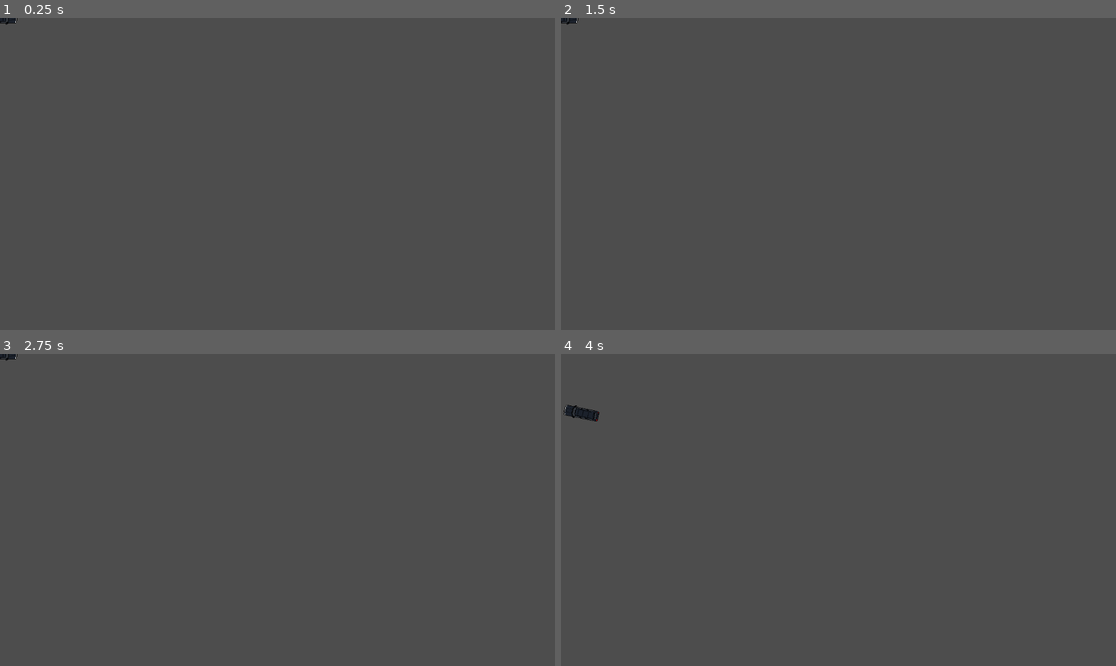
Above: before the commit, frames 1-4 (two rows, left to right).
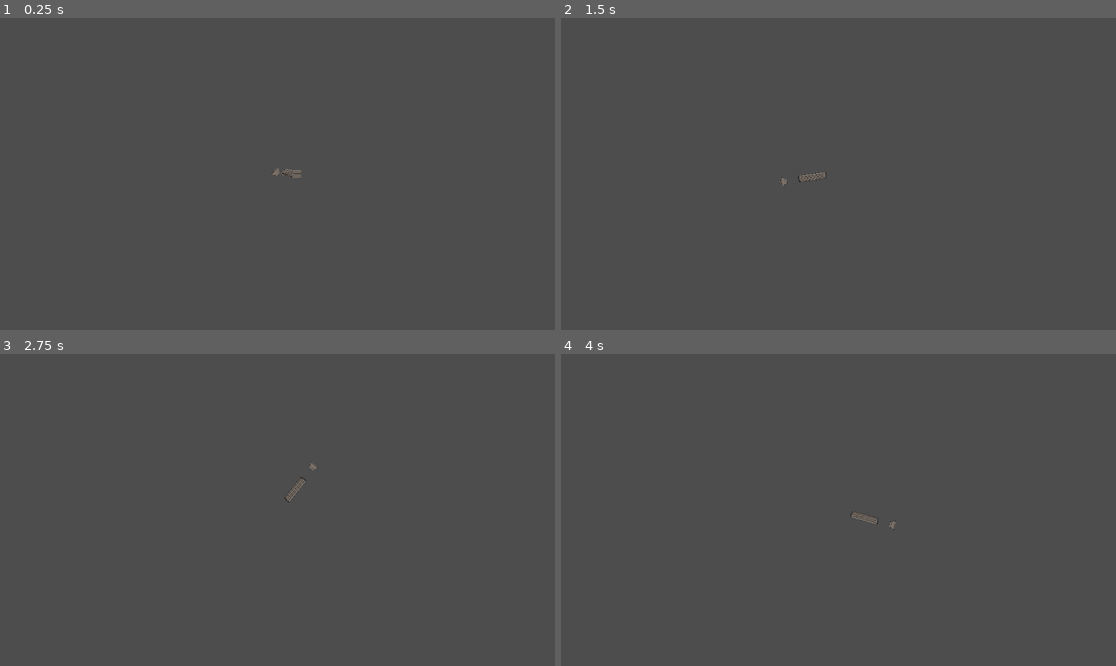
Above: after the commit, the same moments.

Repository: Vinnnnnnnie/LD58-trash-man
Game: Godot game, scene res://Worlds/MoTestWorld.tscn
Two runs of this game, one before a commit and one after it. Both use one fixed random seed, a clock stepped at 60 frames per second and the inputs below. Before the commit the project starts from res://Actors/GarbageTruck.tscn.
Inputs (mouse positions are in pixels of both pictures, inside the frame that each line leads up to):
- Up to frame 1 (0.25 s): no input
- Up to frame 2 (1.5 s): tap Enter at 0.5 s; move the mouse to (960, 158) at 0.52 s; hold D (turn_right) 0.53-1.28 s; tap Space at 1.25 s; move the mouse to (727, 189) at 1.27 s; hold A (turn_left) from 1.28 s (still down)
- Up to frame 3 (2.75 s): tap Enter at 2 s; move the mouse to (333, 441) at 2.02 s; release A (turn_left) at 2.03 s; hold D (turn_right) from 2.03 s (still down)
- Up to frame 4 (4 s): tap Space at 2.75 s; move the mouse to (810, 572) at 2.77 s; release D (turn_right) at 2.78 s; hold W (forward) 2.78-3.53 s; move the mouse to (1005, 556) at 3.52 s; hold A (turn_left) from 3.53 s (still down)

The runs differ from the first frame. In frame 1, 0.1% of the frame differs, in the area x 0-55%, y 0-52%; in frame 2, 0.1%; in frame 3, 0.1%; in frame 4, 0.3%, in the area x 0-61%, y 16-57%.

Commit message:
Vacuum start made, now with tentacle

Diff:
--- a/Actors/TentacleVacuum.tscn
+++ b/Actors/TentacleVacuum.tscn
@@ -1,15 +1,46 @@
-[gd_scene load_steps=5 format=3 uid="uid://b3hodl73dbyq7"]
+[gd_scene load_steps=9 format=3 uid="uid://b3hodl73dbyq7"]
 
 [ext_resource type="Script" uid="uid://dp5toe6eh13em" path="res://Scripts/TentacleVacuum.gd" id="1_dieoe"]
+[ext_resource type="Texture2D" uid="uid://bwlnhbhqvl7dd" path="res://Images/Vacuum_Section.png" id="2_ejb31"]
 [ext_resource type="Script" uid="uid://ihrxr54pwauo" path="res://Scripts/TentacleApparition.gd" id="2_evu2y"]
+[ext_resource type="Script" uid="uid://cgkiwaodpnpia" path="res://Scripts/VacuumMouseLogic.gd" id="4_pvjsq"]
+[ext_resource type="Texture2D" uid="uid://82t1fqqvxkem" path="res://Images/Hose_Top.png" id="5_1hnr3"]
 
 [sub_resource type="Curve2D" id="Curve2D_47a0t"]
 _data = {
-"points": PackedVector2Array(0, 0, 13.145, 0, 0, 0, 17.695, 0, 0, 0, 15, 0, 0, 0, 0, 0, 48.475, 0)
+"points": PackedVector2Array(0, 0, 0, 0, 0, 0, 0, 0, 0, 0, 14.999683, 0, 0, 0, 0, 0, 32.999336, 0, 0, 0, 0, 0, 48, 0, 0, 0, 0, 0, 64, 0, 0, 0, 0, 0, 80, 0, 0, 0, 0, 0, 95, 0, 0, 0, 0, 0, 111, 0)
 }
-point_count = 3
+point_count = 8
 
-[sub_resource type="SkeletonModificationStack2D" id="SkeletonModificationStack2D_v76nv"]
+[sub_resource type="SkeletonModification2DFABRIK" id="SkeletonModification2DFABRIK_evu2y"]
+target_nodepath = NodePath("../Marker2D")
+fabrik_data_chain_length = 7
+joint_data/0/bone_index = 0
+joint_data/0/bone2d_node = NodePath("Bone2D")
+joint_data/1/bone_index = 1
+joint_data/1/bone2d_node = NodePath("Bone2D/Bone2D")
+joint_data/1/magnet_position = Vector2(0, 0)
+joint_data/2/bone_index = 2
+joint_data/2/bone2d_node = NodePath("Bone2D/Bone2D/Bone2D")
+joint_data/2/magnet_position = Vector2(0, 0)
+joint_data/3/bone_index = 3
+joint_data/3/bone2d_node = NodePath("Bone2D/Bone2D/Bone2D/Bone2D")
+joint_data/3/magnet_position = Vector2(0, 0)
+joint_data/4/bone_index = 4
+joint_data/4/bone2d_node = NodePath("Bone2D/Bone2D/Bone2D/Bone2D/Bone2D")
+joint_data/4/magnet_position = Vector2(0, 0)
+joint_data/5/bone_index = 5
+joint_data/5/bone2d_node = NodePath("Bone2D/Bone2D/Bone2D/Bone2D/Bone2D/Bone2D")
+joint_data/5/magnet_position = Vector2(0, 0)
+joint_data/6/bone_index = 6
+joint_data/6/bone2d_node = NodePath("Bone2D/Bone2D/Bone2D/Bone2D/Bone2D/Bone2D/Bone2D")
+joint_data/6/magnet_position = Vector2(0, 0)
+joint_data/6/use_target_rotation = false
+
+[sub_resource type="SkeletonModificationStack2D" id="SkeletonModificationStack2D_ejb31"]
+enabled = true
+modification_count = 1
+modifications/0 = SubResource("SkeletonModification2DFABRIK_evu2y")
 
 [node name="Vacuum" type="Node2D"]
 script = ExtResource("1_dieoe")
@@ -18,21 +49,62 @@
 curve = SubResource("Curve2D_47a0t")
 
 [node name="PathLine2D" type="Line2D" parent="." node_paths=PackedStringArray("path")]
+width = 27.81
+texture = ExtResource("2_ejb31")
+texture_mode = 2
 script = ExtResource("2_evu2y")
 path = NodePath("../Path2D")
 
+[node name="Marker2D" type="Marker2D" parent="."]
+position = Vector2(117, 0)
+script = ExtResource("4_pvjsq")
+
 [node name="Skeleton2D" type="Skeleton2D" parent="."]
-modification_stack = SubResource("SkeletonModificationStack2D_v76nv")
+modification_stack = SubResource("SkeletonModificationStack2D_ejb31")
 
 [node name="Bone2D" type="Bone2D" parent="Skeleton2D"]
-rest = Transform2D(1, 0, 0, 1, 0, 0)
+scale = Vector2(0.9999789, 0.9999789)
+rest = Transform2D(0.9999789, 0, 0, 0.9999789, 0, 0)
+metadata/_local_pose_override_enabled_ = true
 
 [node name="Bone2D" type="Bone2D" parent="Skeleton2D/Bone2D"]
 position = Vector2(15, 0)
-rest = Transform2D(1, 0, 0, 1, 15, 0)
+scale = Vector2(1.0000018, 1.0000018)
+rest = Transform2D(1.0000018, 0, 0, 1.0000018, 15, 0)
+metadata/_local_pose_override_enabled_ = true
 
 [node name="Bone2D" type="Bone2D" parent="Skeleton2D/Bone2D/Bone2D"]
 position = Vector2(18, 0)
-rest = Transform2D(1, 0, 0, 1, 18, 0)
+scale = Vector2(1.0000013, 1.0000013)
+rest = Transform2D(1.0000013, 0, 0, 1.0000013, 18, 0)
+metadata/_local_pose_override_enabled_ = true
 
-[node name="Marker2D" type="Marker2D" parent="Skeleton2D"]
+[node name="Bone2D" type="Bone2D" parent="Skeleton2D/Bone2D/Bone2D/Bone2D"]
+position = Vector2(15.000934, 0)
+rest = Transform2D(1, 0, 0, 1, 15.000934, 0)
+metadata/_local_pose_override_enabled_ = true
+
+[node name="Bone2D" type="Bone2D" parent="Skeleton2D/Bone2D/Bone2D/Bone2D/Bone2D"]
+position = Vector2(16.000288, 0)
+rest = Transform2D(1, 0, 0, 1, 16.000288, 0)
+metadata/_local_pose_override_enabled_ = true
+
+[node name="Bone2D" type="Bone2D" parent="Skeleton2D/Bone2D/Bone2D/Bone2D/Bone2D/Bone2D"]
+position = Vector2(16.000288, 0)
+rest = Transform2D(1, 0, 0, 1, 16.000288, 0)
+metadata/_local_pose_override_enabled_ = true
+
+[node name="Bone2D" type="Bone2D" parent="Skeleton2D/Bone2D/Bone2D/Bone2D/Bone2D/Bone2D/Bone2D"]
+position = Vector2(15.00027, 0)
+rest = Transform2D(1, 0, 0, 1, 15.00027, 0)
+metadata/_local_pose_override_enabled_ = true
+
+[node name="Bone2D" type="Bone2D" parent="Skeleton2D/Bone2D/Bone2D/Bone2D/Bone2D/Bone2D/Bone2D/Bone2D"]
+position = Vector2(16.000288, 0)
+rest = Transform2D(1, 0, 0, 1, 16.000288, 0)
+
+[node name="HoseTop" type="Sprite2D" parent="Skeleton2D/Bone2D/Bone2D/Bone2D/Bone2D/Bone2D/Bone2D/Bone2D"]
+position = Vector2(20.002186, -1.4210848e-14)
+rotation = 1.5707964
+scale = Vector2(0.09911727, 0.09911727)
+texture = ExtResource("5_1hnr3")
--- a/Scripts/TentacleVacuum.gd
+++ b/Scripts/TentacleVacuum.gd
@@ -10,3 +10,5 @@
 		var bone : Bone2D = skeleton.get_bone(i)
 		var point : Vector2 = bone.global_position
 		curve.set_point_position(i, to_local(point))
+
+	#skeleton.
--- /dev/null
+++ b/Scripts/VacuumMouseLogic.gd
@@ -0,0 +1,4 @@
+extends Marker2D
+
+func _process(delta: float) -> void:
+	position = get_global_mouse_position()
--- a/Worlds/MoTestWorld.tscn
+++ b/Worlds/MoTestWorld.tscn
@@ -5,7 +5,6 @@
 [node name="MoTestWorld" type="Node2D"]
 
 [node name="Camera2D" type="Camera2D" parent="."]
-zoom = Vector2(2.855, 2.855)
 
 [node name="Vacuum" parent="." instance=ExtResource("1_850m4")]
-position = Vector2(-18, 0)
+position = Vector2(1, 0)
--- a/project.godot
+++ b/project.godot
@@ -11,7 +11,7 @@
 [application]
 
 config/name="LD58-New-Trash_City"
-run/main_scene="uid://glakh53sg2yi"
+run/main_scene="uid://65tkp4i51twv"
 config/features=PackedStringArray("4.5", "Forward Plus")
 config/icon="res://icon.svg"
 
Binary file added: Images/Hose_Top.png
Not shown, added: Images/Hose_Top.png.import
Binary file added: Images/Vacuum_Section.png
Not shown, added: Images/Vacuum_Section.png.import
Not shown, added: Scripts/VacuumMouseLogic.gd.uid
Not shown, added: Actors/TentacleVacuum.tscn548012860.tmp
